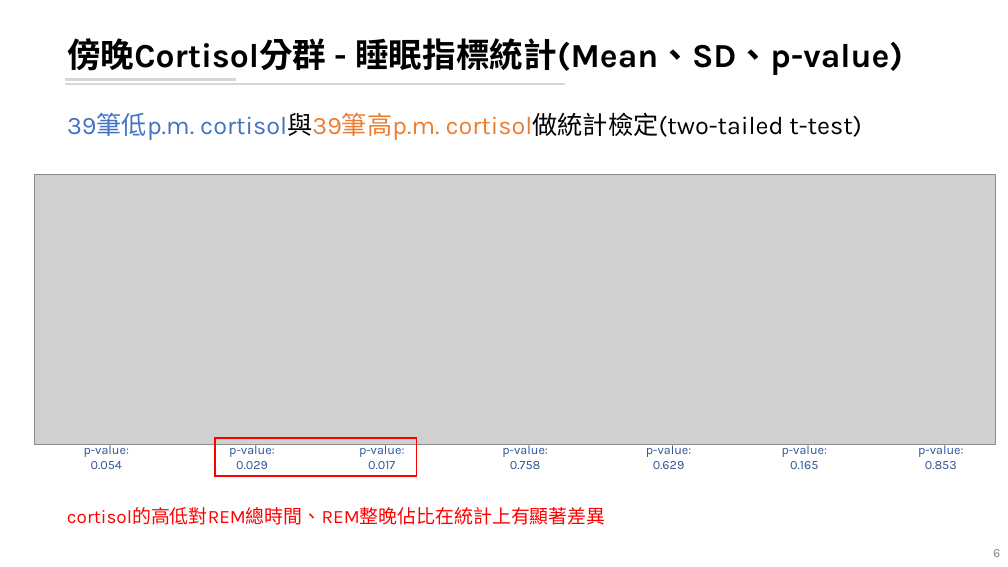
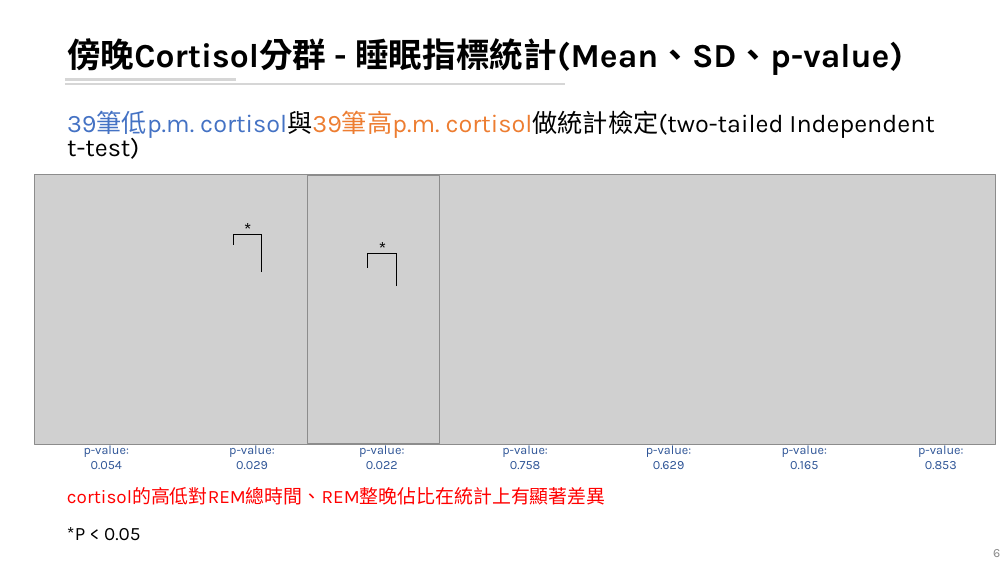
Before and after one commit to leooel97895750/REM_DataMining, a slide deck: slide 6 of 20210807_REM分析.pptx. Drawn at 1008x567 pixels with LibreOffice and Linux fonts; fonts in the diff are those of the drawing; grey boxes stand for pictures. Boxes give left, top, right and bottom in pixels: in the first picture for what was removed or moved away, otherwise in the second. Text is boxed around its words. In the diff, an @@ line names an element or a change of style, - is before the commit and + after.

```diff
--- a/20210807_REM分析.pptx
+++ b/20210807_REM分析.pptx
@@ text at (67, 110, 935, 159): text changed @@
-39筆低p.m. cortisol與39筆高p.m. cortisol做統計檢定(two-tailed t-test)
+39筆低p.m. cortisol與39筆高p.m. cortisol做統計檢定(two-tailed Independent t-test)
@@ picture added at (307, 175, 439, 444) @@
@@ line added from (234, 245) to (234, 234), #000000 1 pt @@
@@ line added from (234, 234) to (262, 234), #000000 1 pt @@
@@ text added at (237, 214, 259, 244), 18 pt, text #000000 @@
+*
@@ line added from (262, 272) to (262, 234), #000000 1 pt @@
@@ text added at (371, 233, 393, 263), 18 pt, text #000000 @@
+*
@@ line added from (368, 268) to (368, 253), #000000 1 pt @@
@@ line added from (368, 253) to (396, 253), #000000 1 pt @@
@@ line added from (396, 286) to (396, 253), #000000 1 pt @@
@@ rectangle removed at (215, 438, 417, 476) @@
@@ text at (366, 461, 398, 469): text changed @@
-0.017
+0.022
@@ text "cortisol的高低對REM總時間、REM整晚佔比在統計上有顯著差異": place and size @@
-text "cortisol的高低對REM總時間、REM整晚佔比在統計上有顯著差異" at (67, 507, 606, 525)
+text "cortisol的高低對REM總時間、REM整晚佔比在統計上有顯著差異" at (67, 487, 606, 505)
@@ text added at (67, 527, 140, 541), 18 pt, text #000000 @@
+*P < 0.05
```
Also in this commit, not shown: 14 other slides changed, 12 slides added, 1 slide removed, 12 other files.
